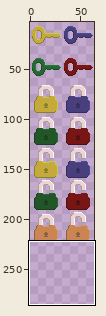
A sprite sheet gets an edit: Slasherlock/Assets/Sprites/keysAndLocksSpriteSheet.png. The picture above shows the old version from afar; the outline marks the close-up.
Close-up. Earlier state:
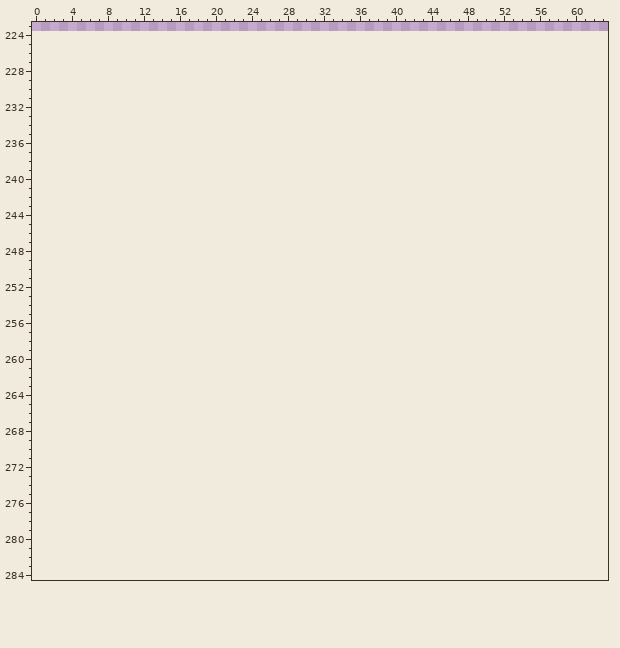
The file is 64x224 pixels. Colours within 5 levels of each other are drawn and written as one. Shown: x 0..63, y 223..284. The old version is drawn lined up with the new one, on the new canvas. The wide view leaves out empty margins.
After the commit:
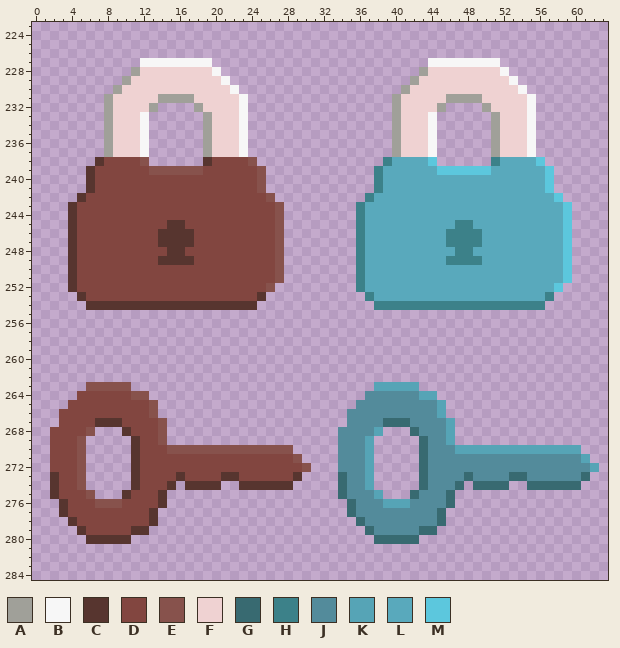
Palette (. is transparent): A #a0a099  B #f7f7f7  C #57352f  D #824640  E #87524c  F #efd2d2  G #386a71  H #3c8189  J #538b9b  K #56a4b6  L #59a9bc  M #5cc7dd
The edit:
canvas 64x224 -> 64x288
Changed rows in their new state; - is an unchanged pixel.
first column x 4:
227 --------BBBBBBBB------------------------BBBBBBBB--------
228 -------AFFFFFFFFB----------------------AFFFFFFFFB-------
229 ------AFFFFFFFFFFB--------------------AFFFFFFFFFFB------
230 -----AFFFFFFFFFFFFB------------------AFFFFFFFFFFFFB-----
231 ----AFFFFFAAAAFFFFFB----------------AFFFFFAAAAFFFFFB----
232 ----AFFFFA----AFFFFB----------------AFFFFA----AFFFFB----
233 ----AFFFB------AFFFB----------------AFFFB------AFFFB----
234 ----AFFFB------AFFFB----------------AFFFB------AFFFB----
235 ----AFFFB------AFFFB----------------AFFFB------AFFFB----
236 ----AFFFB------AFFFB----------------AFFFB------AFFFB----
237 ----AFFFB------AFFFB----------------AFFFB------AFFFB----
238 ---CDDDDE------CDDDDE--------------HLLLLM------HLLLLM---
239 --CDDDDDDEEEEEEDDDDDDE------------HLLLLLLMMMMMMLLLLLLM--
240 --CDDDDDDDDDDDDDDDDDDE------------HLLLLLLLLLLLLLLLLLLM--
241 --CDDDDDDDDDDDDDDDDDDE------------HLLLLLLLLLLLLLLLLLLM--
242 -CDDDDDDDDDDDDDDDDDDDDE----------HLLLLLLLLLLLLLLLLLLLLM-
243 CDDDDDDDDDDDDDDDDDDDDDDE--------HLLLLLLLLLLLLLLLLLLLLLLM
244 CDDDDDDDDDDDDDDDDDDDDDDE--------HLLLLLLLLLLLLLLLLLLLLLLM
245 CDDDDDDDDDDCCDDDDDDDDDDE--------HLLLLLLLLLLHHLLLLLLLLLLM
246 CDDDDDDDDDCCCCDDDDDDDDDE--------HLLLLLLLLLHHHHLLLLLLLLLM
247 CDDDDDDDDDCCCCDDDDDDDDDE--------HLLLLLLLLLHHHHLLLLLLLLLM
248 CDDDDDDDDDDCCDDDDDDDDDDE--------HLLLLLLLLLLHHLLLLLLLLLLM
249 CDDDDDDDDDCCCCDDDDDDDDDE--------HLLLLLLLLLHHHHLLLLLLLLLM
250 CDDDDDDDDDDDDDDDDDDDDDDE--------HLLLLLLLLLLLLLLLLLLLLLLM
251 CDDDDDDDDDDDDDDDDDDDDDDE--------HLLLLLLLLLLLLLLLLLLLLLLM
252 CDDDDDDDDDDDDDDDDDDDDDE---------HLLLLLLLLLLLLLLLLLLLLLM-
253 -CDDDDDDDDDDDDDDDDDDDC-----------HLLLLLLLLLLLLLLLLLLLH--
254 --CCCCCCCCCCCCCCCCCCC-------------HHHHHHHHHHHHHHHHHHH---
first column x 2:
263 ----EEEEE---------------------------KKKKK--------------------
264 ---DDDDDDEE------------------------JJJJJJKK------------------
265 --DDDDDDDDDE----------------------JJJJJJJJJK-----------------
266 -DDDDDDDDDDE---------------------JJJJJJJJJJK-----------------
267 -DDDDCCCDDDDE--------------------JJJJGGGJJJJK----------------
268 DDDDE---CDDDE-------------------JJJJK---GJJJK----------------
269 DDDE-----CDDE-------------------JJJK-----GJJK----------------
270 DDDE-----CDDDEEEEEEEEEEEEEE-----JJJK-----GJJJKKKKKKKKKKKKKK--
271 DDDE-----CDDDDDDDDDDDDDDDDDE----JJJK-----GJJJJJJJJJJJJJJJJJK-
272 DDDE-----CDDDDDDDDDDDDDDDDDDE---JJJK-----GJJJJJJJJJJJJJJJJJJK
273 CDDE-----CDDDDCDDDDCCDDDDDDC----GJJK-----GJJJJGJJJJGGJJJJJJG-
274 CDDE-----CDDDC-CCCC--CCCCCC-----GJJK-----GJJJG-GGGG--GGGGGG--
275 CDDDE---CDDDC-------------------GJJJK---GJJJG----------------
276 -CDDDEEEDDDDC--------------------GJJJKKKJJJJG----------------
277 -CDDDDDDDDDC---------------------GJJJJJJJJJG-----------------
278 --CDDDDDDDDC----------------------GJJJJJJJJG-----------------
279 ---CDDDDDCC------------------------GJJJJJGG------------------
280 ----CCCCC---------------------------GGGGG--------------------
Where, in picture pixels (left, top, right, bottom), the same in both close-ups:
added: (68, 58, 284, 310)
added: (356, 58, 572, 310)
added: (50, 382, 599, 544)
